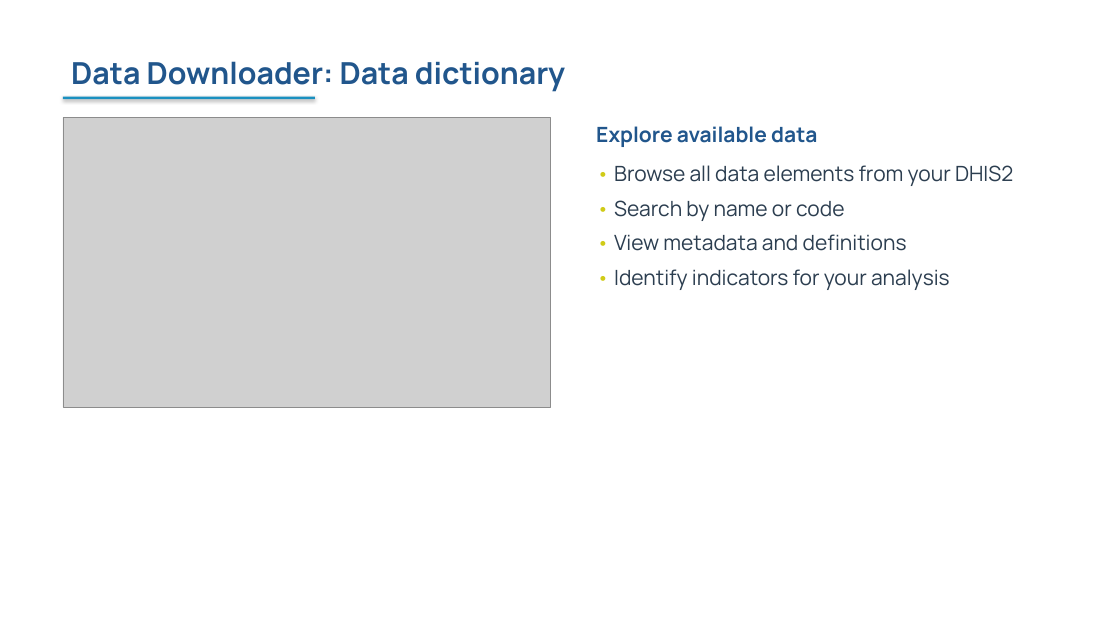
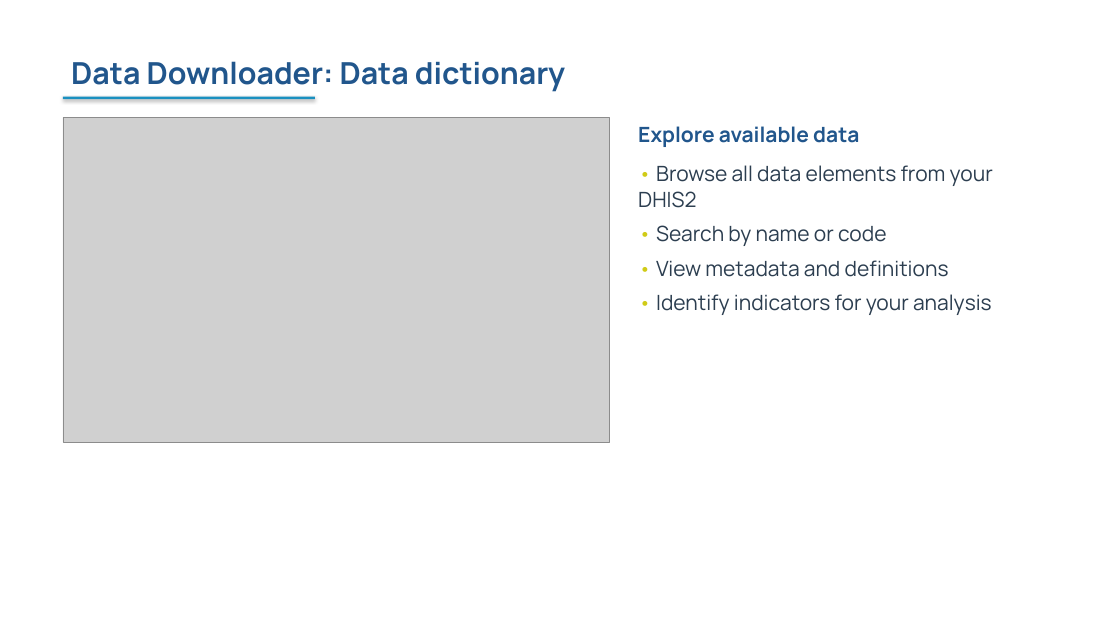
Before and after one commit to FASTR-Analytics/fastr-resource-hub, a slide deck: slide 25 of outputs/2026-zambia_deck.pptx. Drawn at 1120x630 pixels with LibreOffice and Linux fonts; fonts in the diff are those of the drawing; grey boxes stand for pictures. Boxes give left, top, right and bottom in pixels: in the first picture for what was removed or moved away, otherwise in the second. Text is boxed around its words. In the diff, an @@ line names an element or a change of style, - is before the commit and + after.

```diff
--- a/outputs/2026-zambia_deck.pptx
+++ b/outputs/2026-zambia_deck.pptx
@@ picture: place and size @@
-picture at bbox=[63, 118, 550, 408]
+picture at bbox=[63, 118, 609, 442]
@@ text "Explore available data" rewrapped from bbox=[596, 126, 1013, 290] to bbox=[638, 126, 993, 315] @@
```
Also in this commit, not shown: 20 other slides changed, 7 other files.
